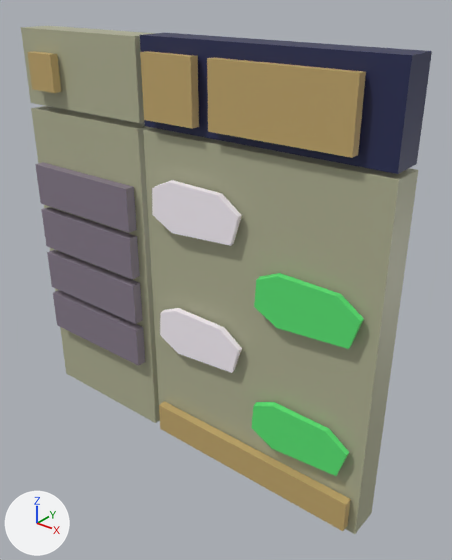
An edit to the glTF model public/models/chat.glb, drawn before and after from the same camera.
Both versions are drawn from a 50 mm camera at (4.84, -6.9, 7.72) aimed at (-0.82, 0.18, 3.33). The axes (+X, +Y, +Z) are drawn at lower left. The lights are the same throughout. Where no turn or scale is listed for an object, it has been applied to the vertices.

In view in the first picture: 'back'.
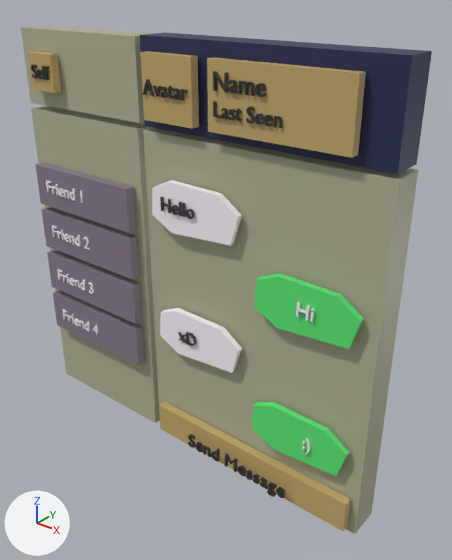
Changed parts and their boxes (x1, y1, x2, y2) in the pictures (452 x 560 px):
'Text.012', added (black)
    after: (188, 434, 285, 498)
'Text', added (black)
    after: (213, 71, 266, 97)
'Text.001', added
    after: (213, 101, 283, 128)
'Text.002', added
    after: (142, 79, 188, 100)
'Text.008', added
    after: (160, 197, 195, 219)
'Text.004', added
    after: (46, 180, 83, 203)
'Text.005', added
    after: (52, 226, 90, 250)
'Text.006', added
    after: (57, 269, 94, 294)
'Text.007', added
    after: (63, 309, 99, 335)
'Text.003', added
    after: (31, 64, 49, 80)
'Text.009', added
    after: (296, 302, 315, 322)
'Text.010', added
    after: (178, 332, 197, 346)
'Text.011', added
    after: (302, 438, 311, 455)

What the commit changed:
Material 'Material.001' (mat_material_001) is new.
Its base color is (0.0331, 0.0331, 0.0331) (black #333333).
Mesh me_text_012 is new.
It has 2534 vertices, 5052 faces and spans x 0.01..2.02, y -0.02..0.02, z -0.08..0.25.
It uses material mat_material_001 (black #333333).
Mesh me_text_011 is new.
It has 292 vertices, 572 faces and spans x 0.015..0.149, y -0.019..0.019, z -0.072..0.216.
It uses material mat_message1 (white #fff7ff).
Mesh me_text_010 is new.
It has 132 vertices, 260 faces and spans x 0.0..0.375, y -0.019..0.019, z 0.0..0.213.
It uses material mat_material_001 (black #333333).
Mesh me_text_009 is new.
It has 128 vertices, 244 faces and spans x 0.023..0.278, y -0.019..0.019, z 0.0..0.213.
It uses material mat_message1 (white #fff7ff).
Mesh me_text_008 is new.
It has 430 vertices, 848 faces and spans x 0.023..0.674, y -0.019..0.019, z -0.003..0.213.
It uses material mat_material_001 (black #333333).
Mesh me_text_007 is new.
It has 732 vertices, 1444 faces and spans x 0.024..1.035, y -0.019..0.019, z -0.003..0.215.
It uses material mat_message1 (white #fff7ff).
Mesh me_text_006 is new.
It has 996 vertices, 1968 faces and spans x 0.024..1.021, y -0.019..0.019, z -0.003..0.215.
It uses material mat_message1 (white #fff7ff).
Mesh me_text_005 is new.
It has 880 vertices, 1736 faces and spans x 0.024..1.034, y -0.019..0.019, z -0.003..0.215.
It uses material mat_message1 (white #fff7ff).
Mesh me_text_004 is new.
It has 710 vertices, 1396 faces and spans x 0.024..0.982, y -0.019..0.019, z -0.003..0.213.
It uses material mat_message1 (white #fff7ff).
Mesh me_text_003 is new.
It has 570 vertices, 1128 faces and spans x 0.012..0.453, y -0.019..0.019, z -0.003..0.216.
It uses material mat_material_001 (black #333333).
Mesh me_text_002 is new.
It has 958 vertices, 1904 faces and spans x 0.0..0.838, y -0.019..0.019, z -0.003..0.214.
It uses material mat_material_001 (black #333333).
Mesh me_text_001 is new.
It has 1498 vertices, 2976 faces and spans x 0.021..1.088, y -0.017..0.017, z -0.003..0.2.
It uses material mat_material_001 (black #333333).
Mesh me_text is new.
It has 780 vertices, 1552 faces and spans x 0.025..0.834, y -0.021..0.021, z -0.003..0.235.
It uses material mat_material_001 (black #333333).
Object 'Text.012' (ob_text_012) is new; it shows me_text_012.
Its location is (-1.07, -0.57, 0.34).
Object 'Text.011' (ob_text_011) is new; it shows me_text_011.
Its location is (1.13, -0.45, 1.37).
Object 'Text.010' (ob_text_010) is new; it shows me_text_010.
Its location is (-1.3, -0.46, 2.33).
Object 'Text.009' (ob_text_009) is new; it shows me_text_009.
Its location is (0.9, -0.46, 3.56).
Object 'Text.008' (ob_text_008) is new; it shows me_text_008.
Its location is (-1.58, -0.46, 4.52).
Object 'Text.007' (ob_text_007) is new; it shows me_text_007.
Its location is (-4.4, -0.46, 1.64).
Object 'Text.006' (ob_text_006) is new; it shows me_text_006.
Its location is (-4.4, -0.46, 2.51).
Object 'Text.005' (ob_text_005) is new; it shows me_text_005.
Its location is (-4.4, -0.46, 3.39).
Object 'Text.004' (ob_text_004) is new; it shows me_text_004.
Its location is (-4.4, -0.46, 4.24).
Object 'Text.003' (ob_text_003) is new; it shows me_text_003.
Its location is (-4.4, -0.46, 6.2).
Object 'Text.002' (ob_text_002) is new; it shows me_text_002.
Its location is (-1.81, -0.46, 6.2).
Object 'Text.001' (ob_text_001) is new; it shows me_text_001.
Its location is (-0.53, -0.46, 6.05).
Object 'Text' (ob_text) is new; it shows me_text.
Its location is (-0.53, -0.46, 6.39).
